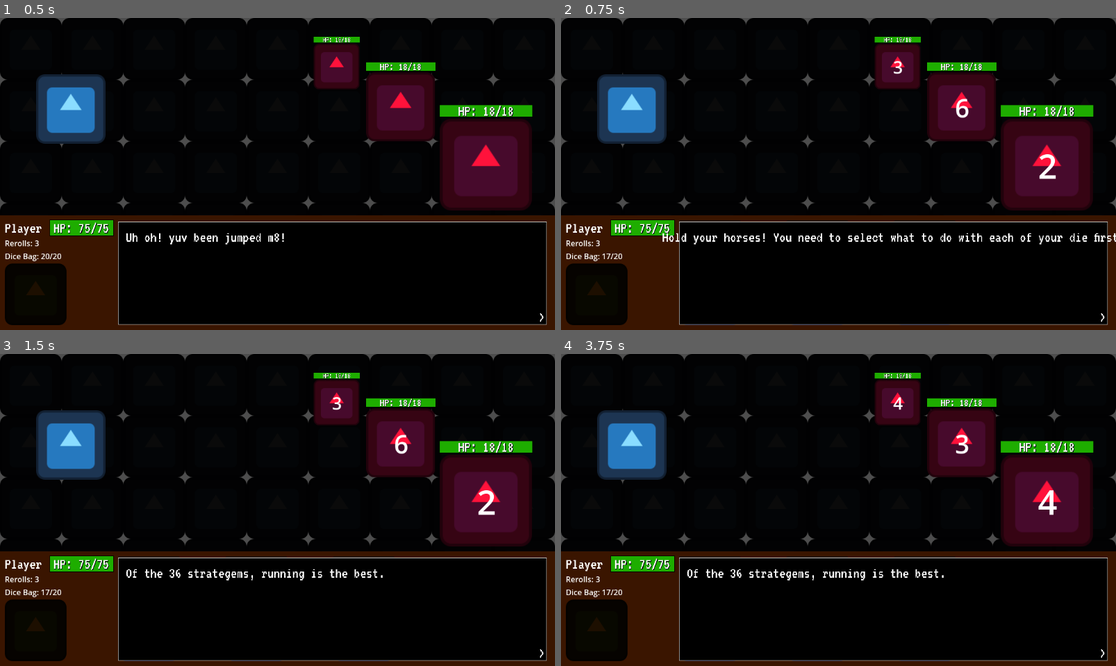
Above: before the commit, frames 1-4 (two rows, left to right).
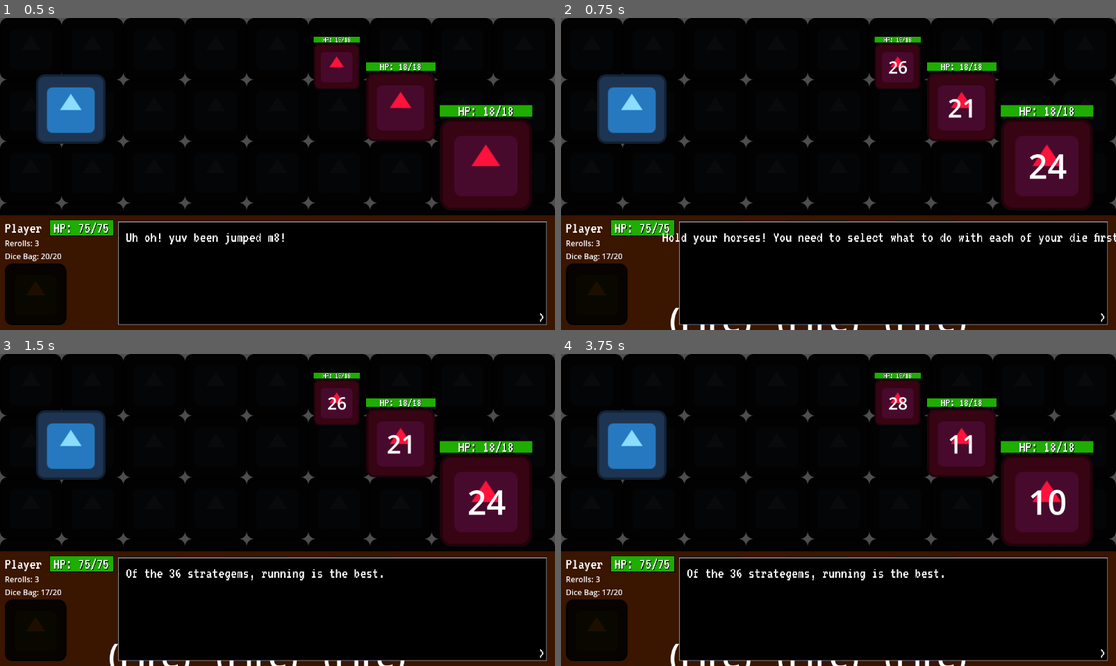
Above: after the commit, the same moments.

Repository: SadBonana/INTD450-Dice_Game
Game: Godot game, scene res://battle.tscn
The game is run twice, just before and just after one commit, with the same random seed, the same clock (stepped at 60 frames per second) and the same inputs. The engine's default icon, where the game draws it, is replaced by a stand-in: a white triangle on a blue panel in a dark square.
Inputs:
- Up to frame 1 (0.5 s): no input
- Up to frame 2 (0.75 s): click "TO BATTLE!" at 0.5 s
- Up to frame 3 (1.5 s): click "RUN" at 1.25 s
- Up to frame 4 (3.75 s): click "TO BATTLE!" at 2 s; click "Recover 15 Health" at 2.75 s; click "RUN" at 3.5 s

Frame 1 is identical in both runs. In frame 2, 0.9% of the frame differs, in the area x 19-92%, y 13-100%; in frame 3, 0.9%; in frame 4, 0.8%.

Commit message:
minor changes to make game work with my new classes

Diff:
--- a/battle_enemy.gd
+++ b/battle_enemy.gd
@@ -66,7 +66,8 @@
 			return
 		var d = dice_bag.pop_back()
 		used_dice.append(d)
-		damage += d.roll()
+		var side = d.roll()
+		damage += side.value
 
 	roll_label.show()
 
--- a/die_action_menu.tscn
+++ b/die_action_menu.tscn
@@ -1,6 +1,6 @@
 [gd_scene load_steps=2 format=3 uid="uid://4pckrotnlies"]
 
-[ext_resource type="Texture2D" uid="uid://dg3xvakvhen5k" path="res://icon.svg" id="1_g22em"]
+[ext_resource type="PackedScene" uid="uid://co4rxco743t0x" path="res://die_sprite.tscn" id="1_1rr85"]
 
 [node name="Die Action Menu" type="VBoxContainer"]
 size_flags_horizontal = 2
@@ -13,27 +13,5 @@
 item_1/text = "Defend"
 item_2/text = "Reroll"
 
-[node name="Die Sprite" type="TextureRect" parent="."]
-self_modulate = Color(0.168627, 0.196078, 0.917647, 1)
+[node name="Die Sprite" parent="." instance=ExtResource("1_1rr85")]
 layout_mode = 2
-texture = ExtResource("1_g22em")
-stretch_mode = 4
-
-[node name="Roll" type="Label" parent="Die Sprite"]
-layout_mode = 1
-anchors_preset = 8
-anchor_left = 0.5
-anchor_top = 0.5
-anchor_right = 0.5
-anchor_bottom = 0.5
-offset_left = -53.0
-offset_top = -51.0
-offset_right = 56.0
-offset_bottom = 55.0
-grow_horizontal = 2
-grow_vertical = 2
-theme_override_font_sizes/font_size = 70
-text = "5
-"
-horizontal_alignment = 1
-vertical_alignment = 1
--- /dev/null
+++ b/die_sprite.tscn
@@ -0,0 +1,27 @@
+[gd_scene load_steps=2 format=3 uid="uid://co4rxco743t0x"]
+
+[ext_resource type="Texture2D" uid="uid://dg3xvakvhen5k" path="res://icon.svg" id="1_m06vo"]
+
+[node name="Die Sprite" type="TextureRect"]
+self_modulate = Color(0.168627, 0.196078, 0.917647, 1)
+texture = ExtResource("1_m06vo")
+stretch_mode = 4
+
+[node name="Roll" type="Label" parent="."]
+layout_mode = 1
+anchors_preset = 8
+anchor_left = 0.5
+anchor_top = 0.5
+anchor_right = 0.5
+anchor_bottom = 0.5
+offset_left = -53.0
+offset_top = -51.0
+offset_right = 56.0
+offset_bottom = 55.0
+grow_horizontal = 2
+grow_vertical = 2
+theme_override_font_sizes/font_size = 70
+text = "5
+"
+horizontal_alignment = 1
+vertical_alignment = 1
--- a/src/battle.gd
+++ b/src/battle.gd
@@ -41,7 +41,7 @@
 class DrawnDie:
 	static var targetingFunc: Callable
 
-	var roll: int
+	var roll: DieSide
 	var actionMenu: ItemList
 	var dieActionMenu: VBoxContainer
 	var selectedAction: DieActions
@@ -154,7 +154,7 @@
 
 		# Display the rolled value in the UI
 		var die = dieActionMenuPath.instantiate()
-		die.find_child("Roll").text = "%d" % roll    # TODO: This doesn't tell you the kind of dice it is, juct the roll. This will need to be implemented in the die_action_menu scene
+		die.find_child("Roll").text = "%s" % roll    # TODO: This doesn't tell you the kind of dice it is, juct the roll. This will need to be implemented in the die_action_menu scene
 		var drawnDie = DrawnDie.new(roll, die)
 		player_dice_hand.append(drawnDie)
 		statusAndHandMenu.add_child(die)
@@ -247,7 +247,8 @@
 				# Could warn the player... or punish their stupidity by making the die just miss...
 				# Actually yeah, that sounds more fun...
 				if die.target in enemies:
-					damageEnemy(die.roll, die.target)
+					damageEnemy(die.roll.value, die.target)
+					die.roll.element.apply_element_effect()
 					await damage_enemy_resolved
 				else:
 					display_text("You missed haha! Next time math before you attack.")
--- a/src/die.gd
+++ /dev/null
@@ -1,25 +0,0 @@
-class_name Die
-
-var num_sides: int
-var sides
-#var effect
-#var sprite or 3d model or reference to some other thing related to the die
-var name # mainly meant to distinguish e.g. 2 d10's with different effects.
-
-
-func _init(number_sides, actual_sides=range(1, number_sides+1), dice_name="d%d"%number_sides):
-	num_sides = number_sides
-	sides = actual_sides
-	name = dice_name
-
-
-func roll():
-	return sides.pick_random()
-
-
-# Should be an array of ints representing max rolls
-# Note: Mutates the array.
-static func to_dice(int_arr: Array):
-	for i in range(int_arr.size()):
-		int_arr[i] = Die.new(int_arr[i])
-	return int_arr
Not shown, changed: README.md
